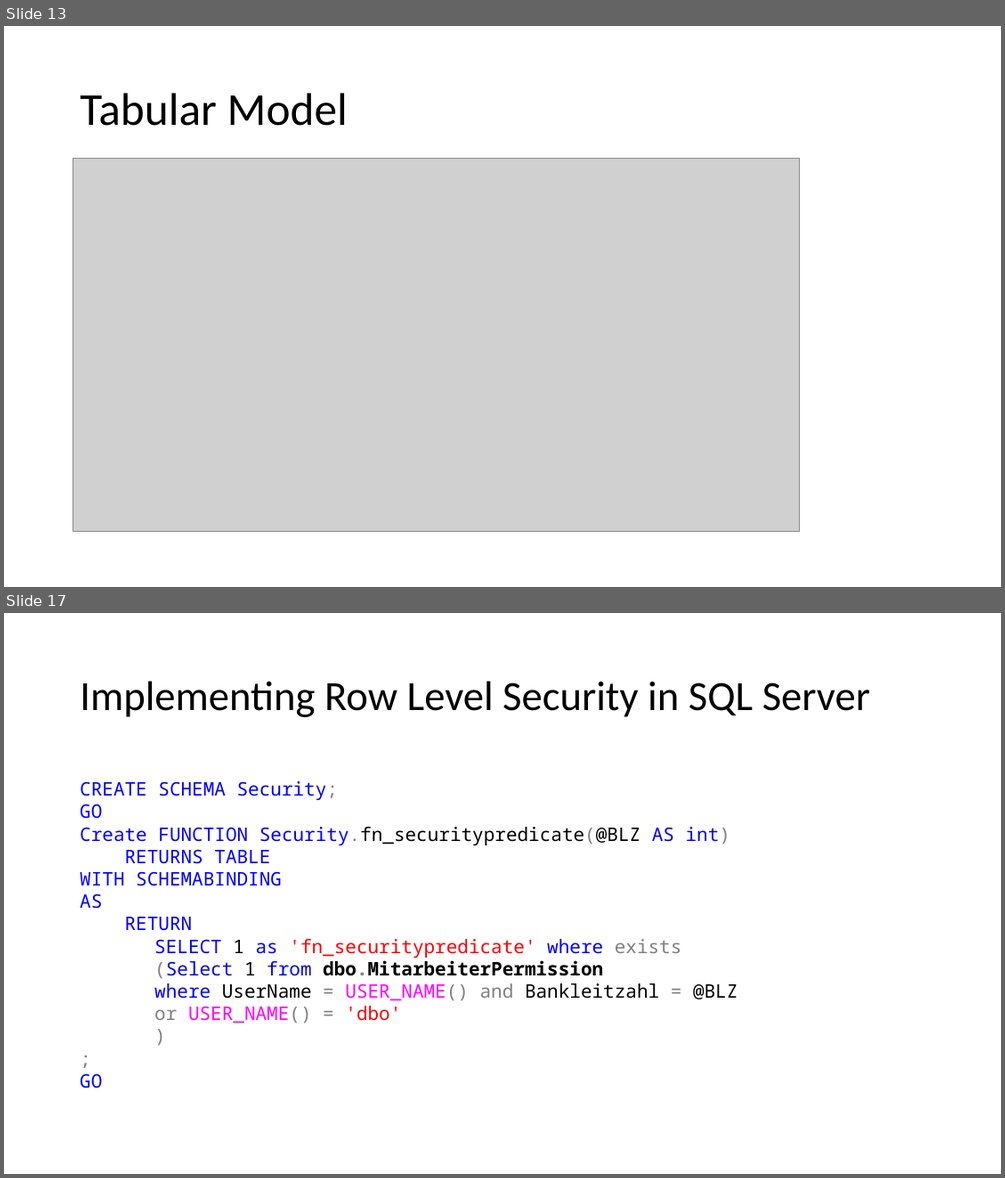
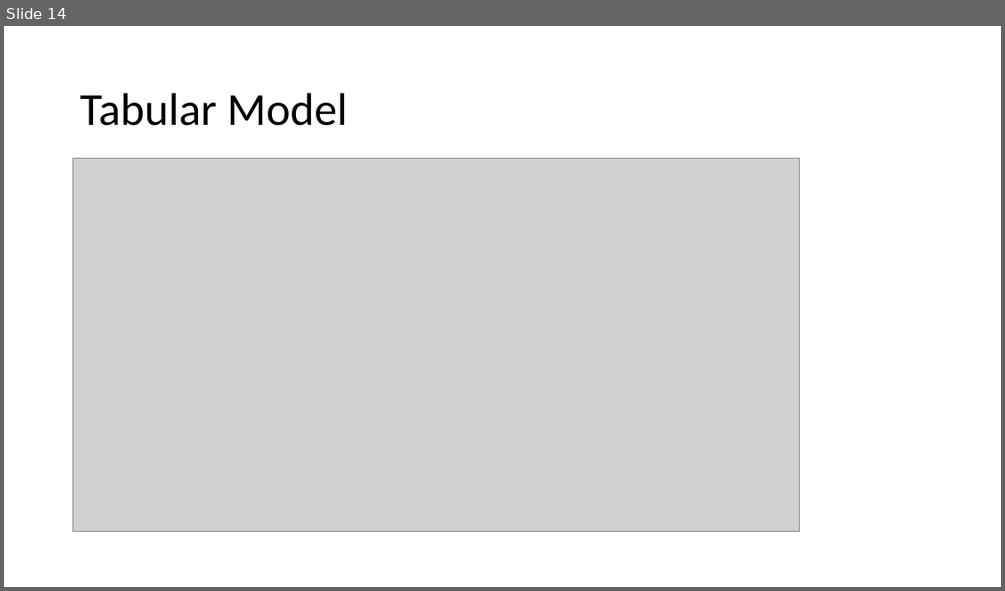
Before and after one commit to LukasSteindl/tabularmodelforfinance, a slide deck: Slides.pptx. Shown one above the other, each under a label of ours: slides 13 and 17 before the commit, slide 14 after it; the slides between them are not shown. The pictures are 1005x1178 and 1005x591 pixels, drawn with LibreOffice and Linux fonts; fonts in the diff are those of the drawing; grey boxes stand for pictures. Boxes give left, top, right and bottom in pixels: in the first picture for what was removed or moved away, otherwise in the second. Text is boxed around its words. In the diff, an @@ line names an element or a change of style, - is before the commit and + after.

```diff
--- a/Slides.pptx
+++ b/Slides.pptx
@@ slide 17 removed at [4, 613, 1001, 1174], background #FFFFFF @@
@@ title removed at [80, 681, 870, 717] @@
-Implementing Row Level Security in SQL Server
@@ text removed at [80, 781, 737, 1088] @@
-CREATE SCHEMA Security;
-GO
-Create FUNCTION Security.fn_securitypredicate(@BLZ AS int)
-RETURNS TABLE
-WITH SCHEMABINDING
-AS
-RETURN
-    SELECT 1 as 'fn_securitypredicate' where exists
-    (Select 1 from dbo.MitarbeiterPermission
-    where UserName = USER_NAME() and Bankleitzahl = @BLZ
-    or USER_NAME() = 'dbo'
-    )
-;
-GO
@@ what was slide 13 is now slide 14 @@
```
Also in this commit, not shown: 6 slides changed, 3 slides added, 2 other slides removed.
